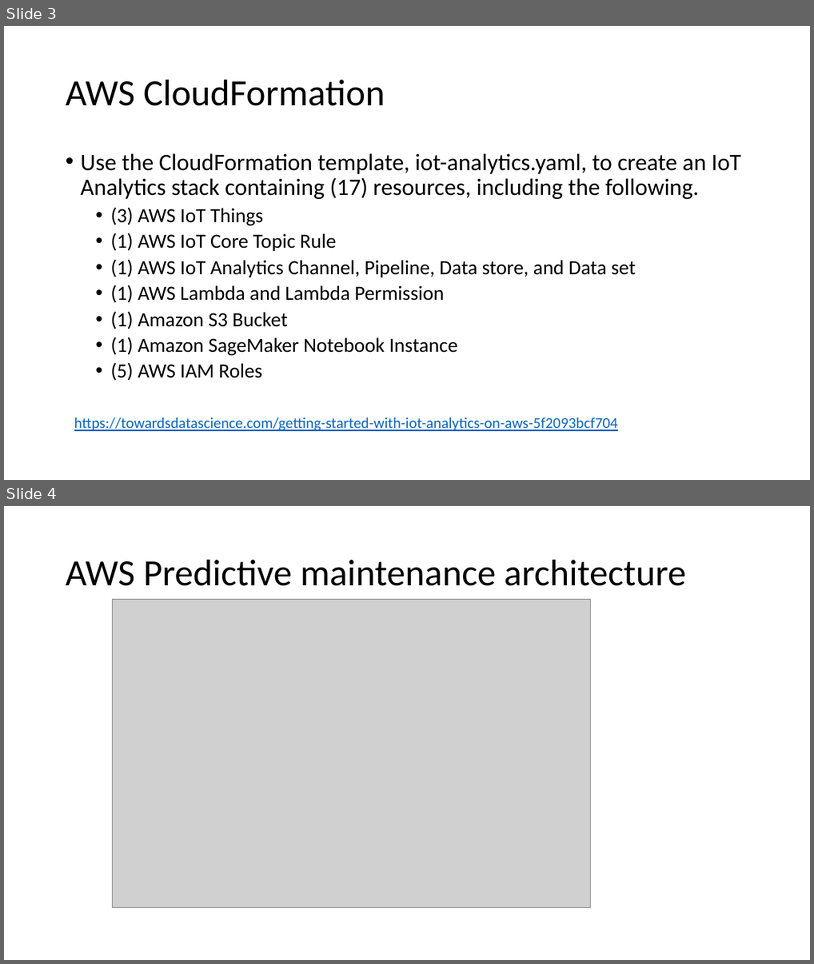
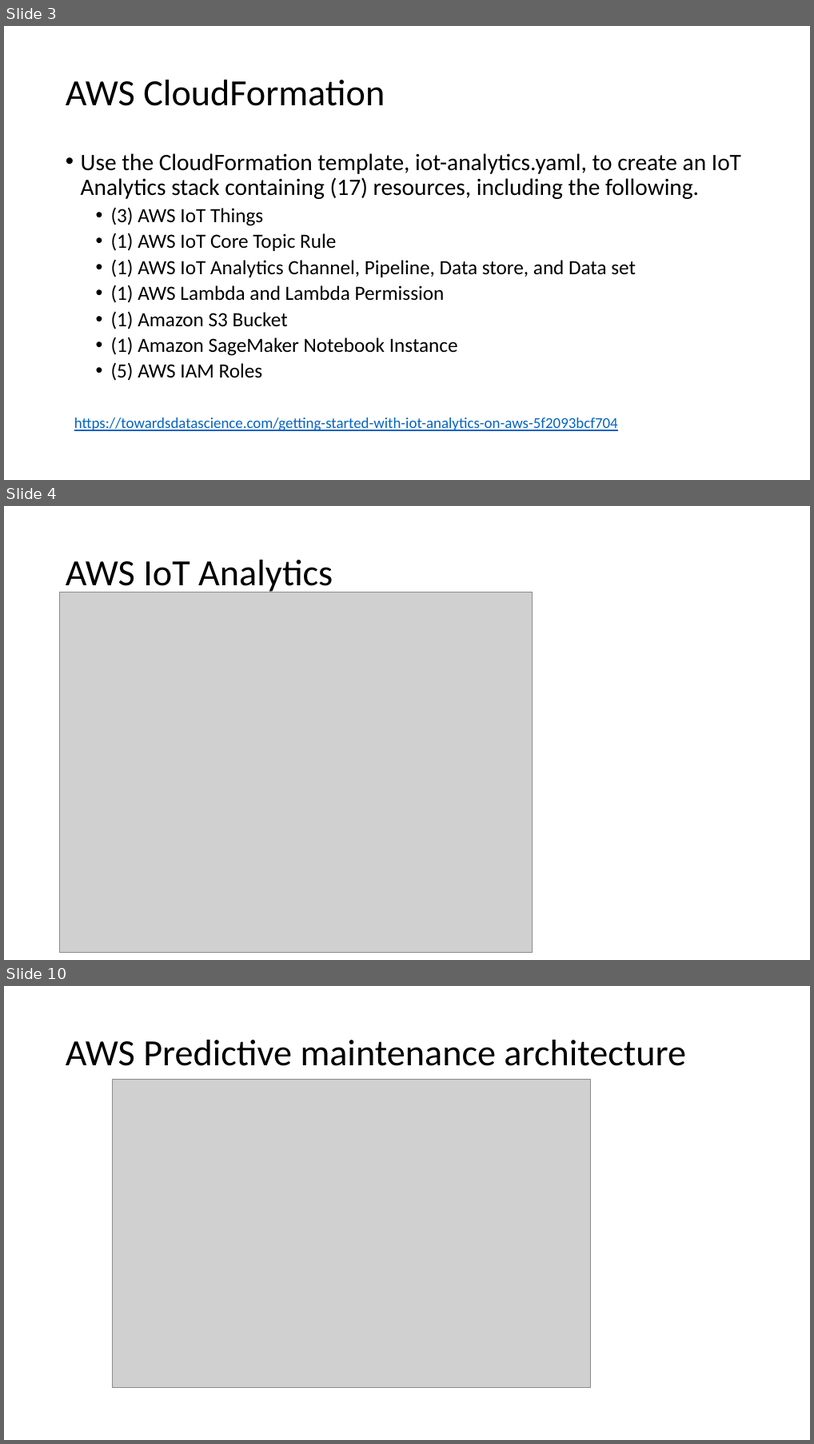
Before and after one commit to xuan0802/iot_slide, a slide deck: IoT analytics.pptx. Shown one above the other, each under a label of ours: slides 3 and 4 before the commit, slides 3, 4 and 10 after it; the slides between them are not shown. The pictures are 814x964 and 814x1444 pixels, drawn with LibreOffice and Linux fonts; fonts in the diff are those of the drawing; grey boxes stand for pictures. Boxes give left, top, right and bottom in pixels: in the first picture for what was removed or moved away, otherwise in the second. Text is boxed around its words. In the diff, an @@ line names an element or a change of style, - is before the commit and + after.

```diff
--- a/IoT analytics.pptx
+++ b/IoT analytics.pptx
@@ slide 4 added at (4,506,810,960), background #FFFFFF @@
@@ title added at (66,560,333,595), 44 pt, text #000000 @@
+AWS IoT Analytics
@@ picture added at (60,592,533,952) @@
@@ what was slide 4 is now slide 10 @@
```
Also in this commit, not shown: 5 other slides added.
